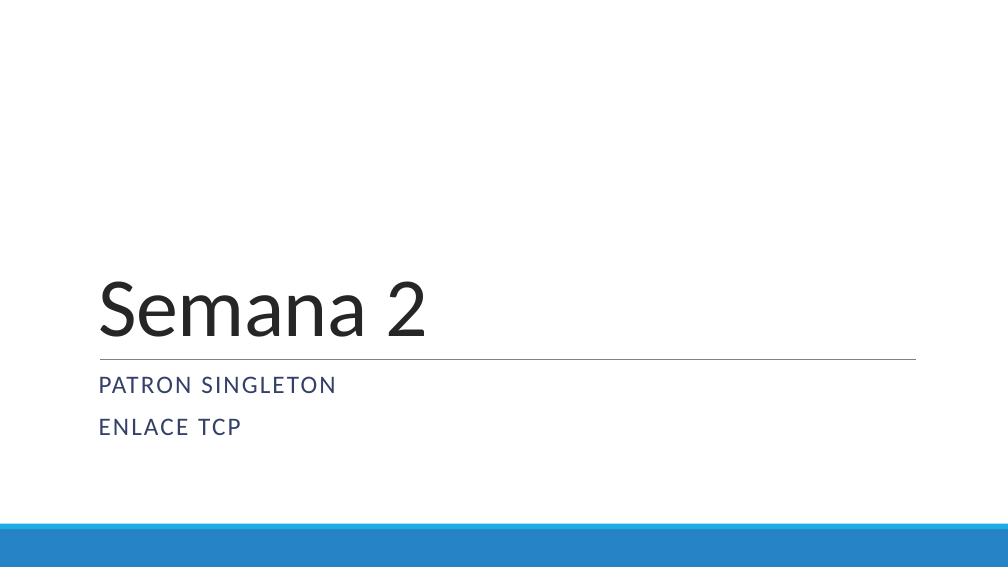
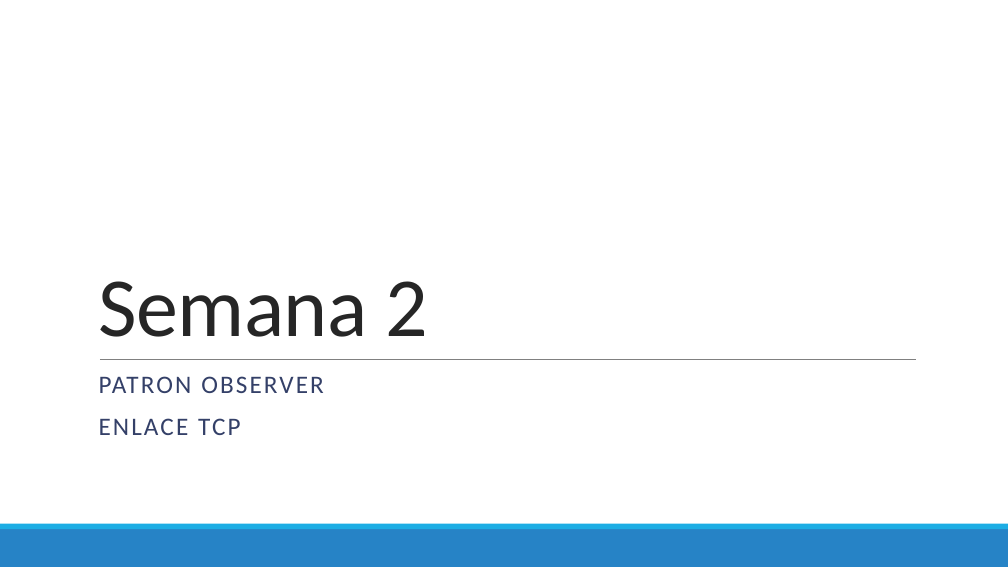
Before and after one commit to Domiciano/PrograRed201, a slide deck: slide 1 of Semana 2/PresentaciónB.pptx. Drawn at 1008x567 pixels with LibreOffice and Linux fonts; fonts in the diff are those of the drawing. Boxes give left, top, right and bottom in pixels: in the first picture for what was removed or moved away, otherwise in the second. Text is boxed around its words. In the diff, an @@ line names an element or a change of style, - is before the commit and + after.

Commit message:
Semana 3

```diff
--- a/Semana 2/PresentaciónB.pptx
+++ b/Semana 2/PresentaciónB.pptx
@@ subtitle at (x1=99, y1=376, x2=324, y2=393): text changed @@
-PATRON SINGLETON
+PATRON OBSERVER
```
Also in this commit, not shown: 16 other files.
